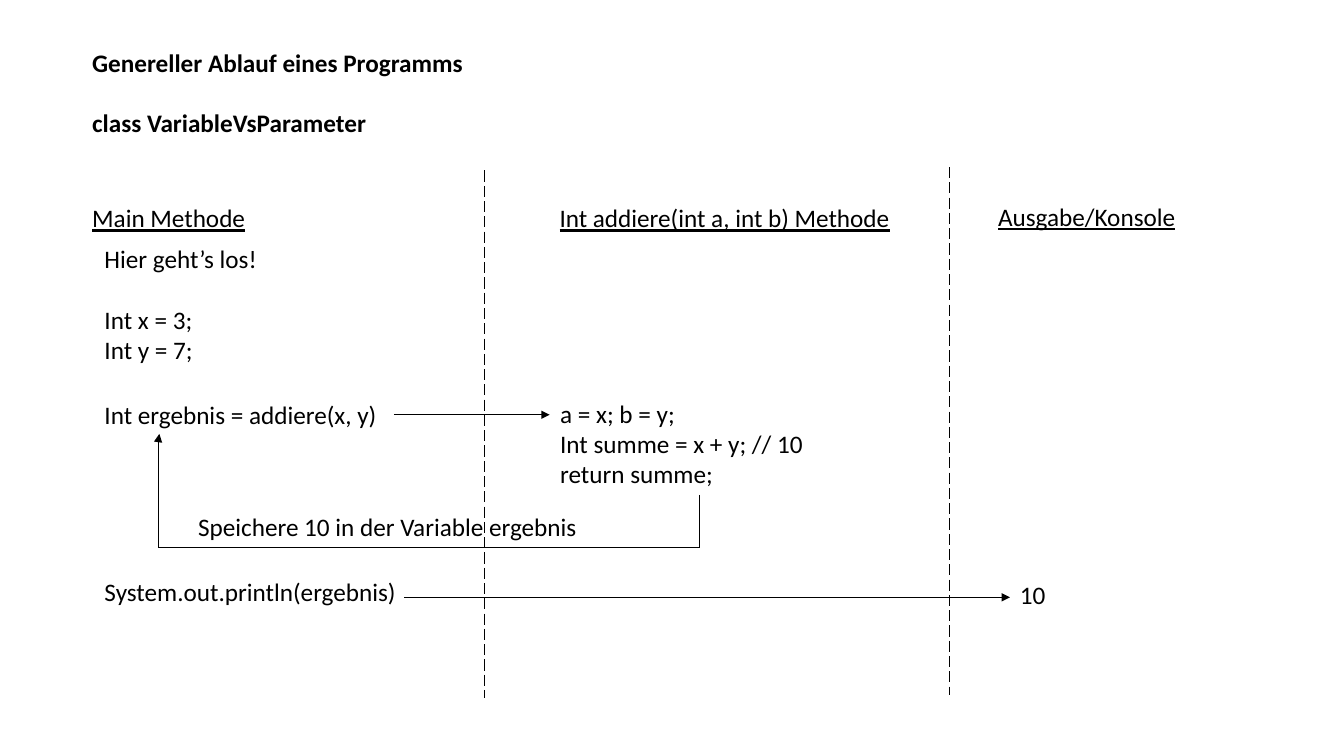
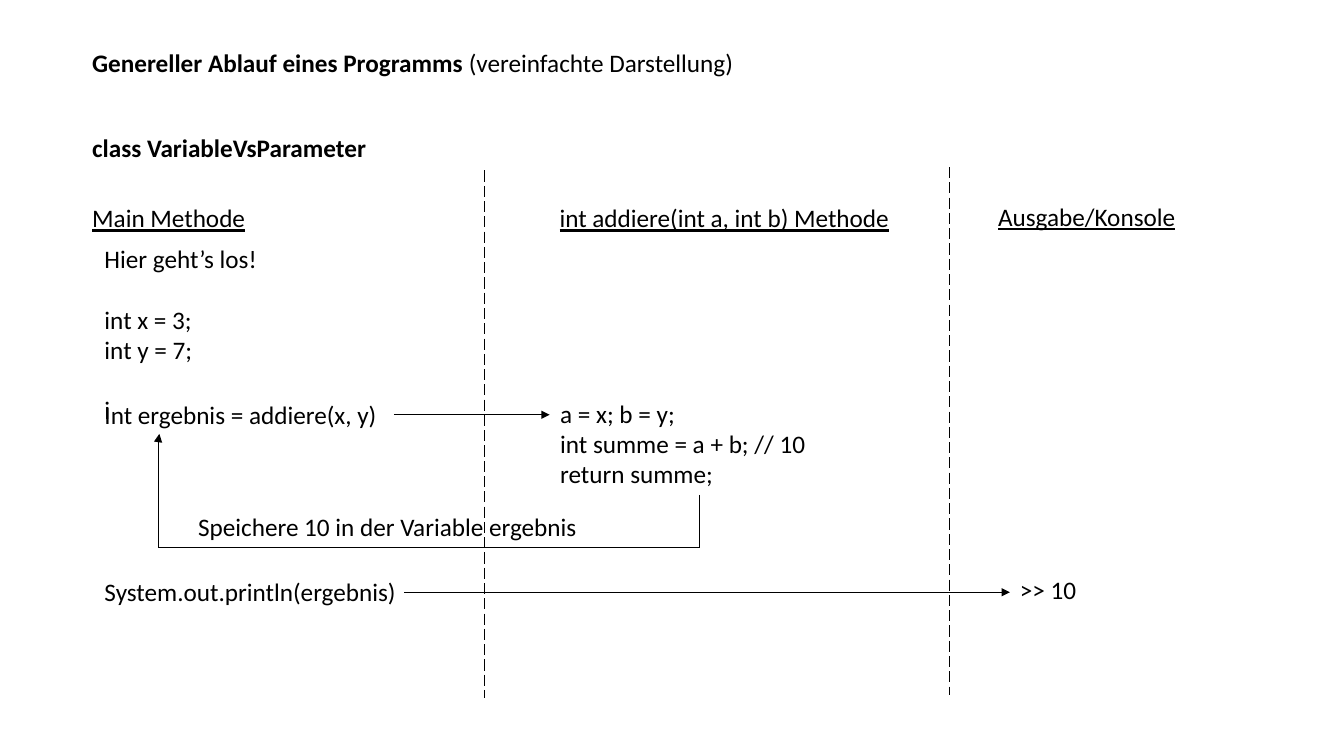
Before and after one commit to HTW-GRDL-PROG1/2021-WS, a slide deck: slide 1 of 211201_Programmablauf/Programmablauf.pptx. Drawn at 1344x756 pixels with LibreOffice and Linux fonts; fonts in the diff are those of the drawing. Boxes give left, top, right and bottom in pixels: in the first picture for what was removed or moved away, otherwise in the second. Text is boxed around its words. In the diff, an @@ line names an element or a change of style, - is before the commit and + after.

Commit message:
Update Programmablauf

```diff
--- a/211201_Programmablauf/Programmablauf.pptx
+++ b/211201_Programmablauf/Programmablauf.pptx
@@ text at (x1=92, y1=53, x2=733, y2=77): text changed @@
-Genereller Ablauf eines Programms
-class VariableVsParameter
+Genereller Ablauf eines Programms (vereinfachte Darstellung)
@@ text added at (x1=92, y1=139, x2=366, y2=158), 18 pt, text #000000, bold @@
+class VariableVsParameter
@@ text at (x1=560, y1=208, x2=889, y2=232): text changed @@
-Int addiere(int a, int b) Methode
+int addiere(int a, int b) Methode
@@ text at (x1=104, y1=311, x2=192, y2=424): text changed @@
-Int x = 3;
-Int y = 7;
+int x = 3;
+int y = 7;
+i
@@ text at (x1=560, y1=435, x2=806, y2=456): text changed @@
-Int summe = x + y; // 10
+int summe = a + b; // 10
@@ arrow moved from (404, 598) - (1010, 598) to (404, 593) - (1010, 593) @@
@@ text at (x1=1051, y1=582, x2=1077, y2=599): text changed @@
-10
+>> 10
```
